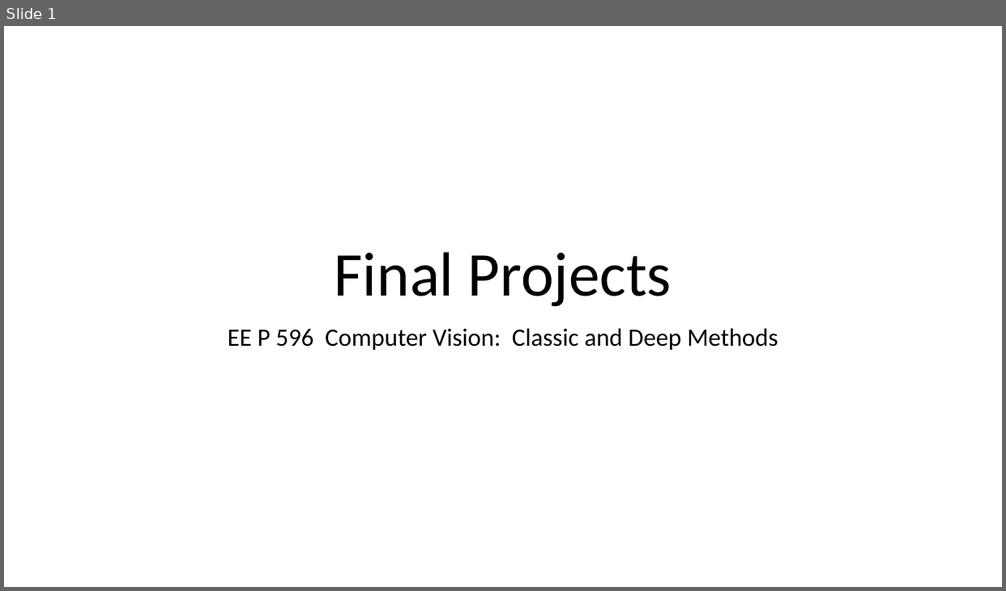
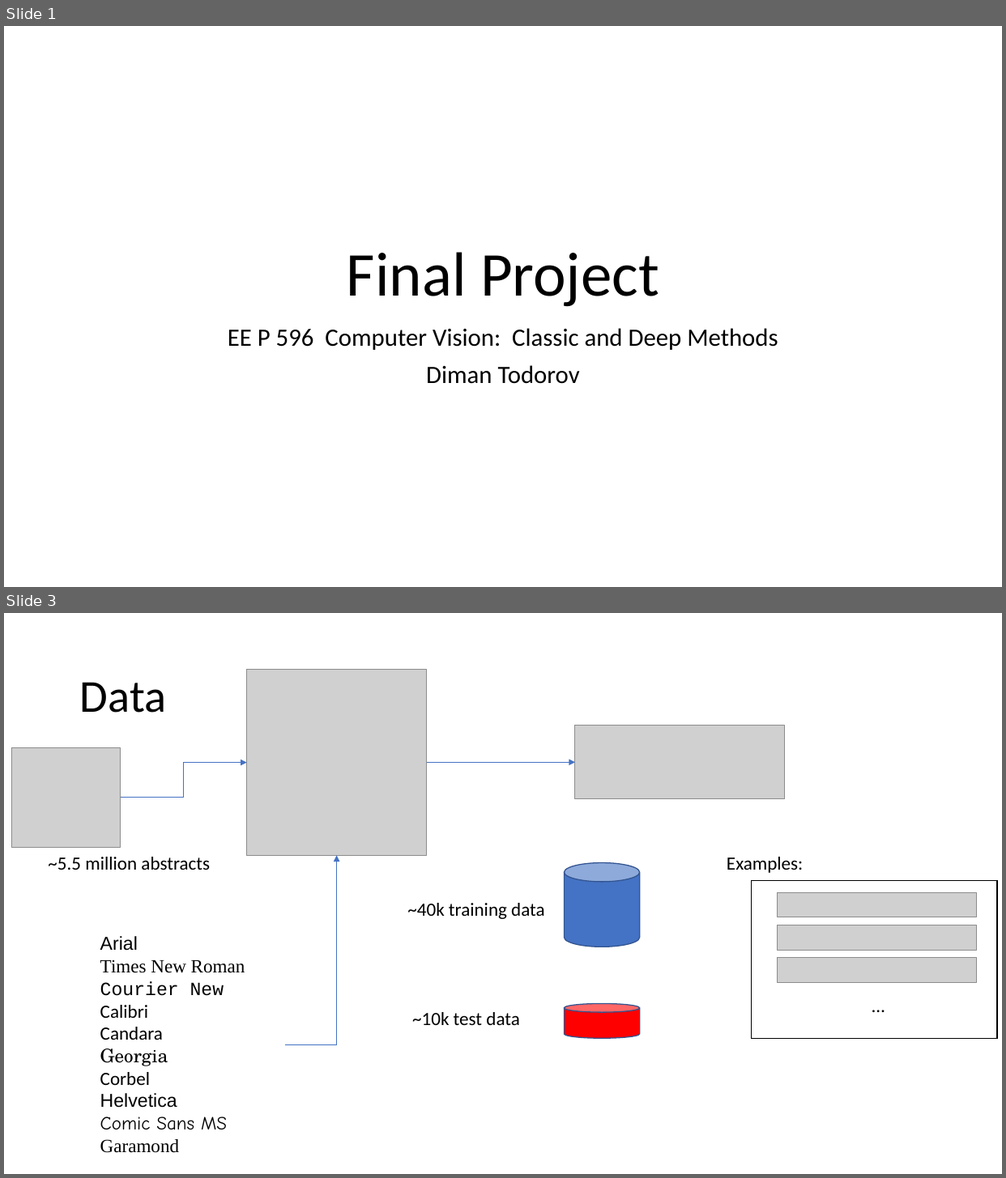
Before and after one commit to dimant/EE596-final-project, a slide deck: final_projects.pptx. Shown one above the other, each under a label of ours: slide 1 before the commit, slides 1 and 3 after it; the slides between them are not shown. The pictures are 1006x591 and 1006x1178 pixels, drawn with LibreOffice and Linux fonts; fonts in the diff are those of the drawing; grey boxes stand for pictures. Boxes give left, top, right and bottom in pixels: in the first picture for what was removed or moved away, otherwise in the second. Text is boxed around its words. In the diff, an @@ line names an element or a change of style, - is before the commit and + after.

```diff
--- a/final_projects.pptx
+++ b/final_projects.pptx
@@ slide 3 added at (x1=4, y1=613, x2=1002, y2=1174), background #FFFFFF @@
@@ title added at (x1=80, y1=682, x2=167, y2=713), 44 pt, text #000000 @@
+Data
@@ picture added at (x1=246, y1=670, x2=426, y2=856) @@
@@ picture added at (x1=575, y1=726, x2=785, y2=799) @@
@@ picture added at (x1=11, y1=747, x2=120, y2=847) @@
@@ elbow arrow added from (120, 798) to (246, 763), #4472C4 0.5 pt @@
@@ elbow arrow added from (427, 763) to (575, 763), #4472C4 0.5 pt @@
@@ elbow arrow added from (285, 1046) to (336, 855), #4472C4 0.5 pt @@
@@ text added at (x1=48, y1=857, x2=210, y2=870), 18 pt, text #000000 @@
+~5.5 million abstracts
@@ cylinder added at (x1=564, y1=863, x2=640, y2=947), fill #4472C4, outline #325491 1 pt @@
@@ text added at (x1=727, y1=857, x2=803, y2=873), 18 pt, text #000000 @@
+Examples:
@@ text added at (x1=407, y1=903, x2=544, y2=919), 18 pt, text #000000 @@
+~40k training data
@@ rectangle added at (x1=751, y1=881, x2=997, y2=1039), outline #000000 1 pt @@
@@ picture added at (x1=778, y1=892, x2=978, y2=917) @@
@@ picture added at (x1=778, y1=925, x2=978, y2=950) @@
@@ text added at (x1=100, y1=936, x2=245, y2=1153), 18 pt, text #000000 @@
+Arial
+Times New Roman
+Courier New
+Calibri
+Candara
+Georgia
+Corbel
+Helvetica
+Comic Sans MS
+Garamond
@@ picture added at (x1=778, y1=958, x2=978, y2=983) @@
@@ text added at (x1=799, y1=990, x2=958, y2=1020), 18 pt, text #000000 @@
+…
@@ text added at (x1=412, y1=1012, x2=519, y2=1025), 18 pt, text #000000 @@
+~10k test data
@@ cylinder added at (x1=564, y1=1003, x2=640, y2=1038), fill #FF0000, outline #325491 1 pt @@
@@ slide 1 changed as well @@
@@ title at (x1=347, y1=252, x2=659, y2=307): text changed @@
-Final Projects
+Final Project
@@ subtitle at (x1=426, y1=365, x2=580, y2=384): paragraph added @@
+Diman Todorov
```
Also in this commit, not shown: 3 other slides added.
